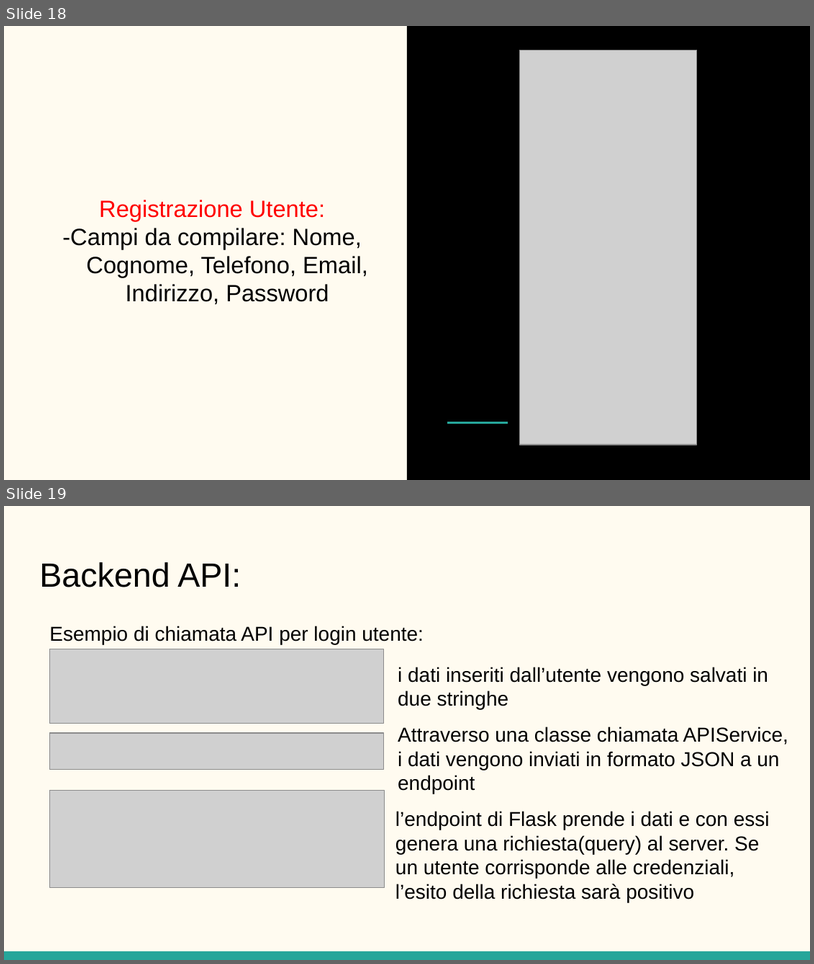
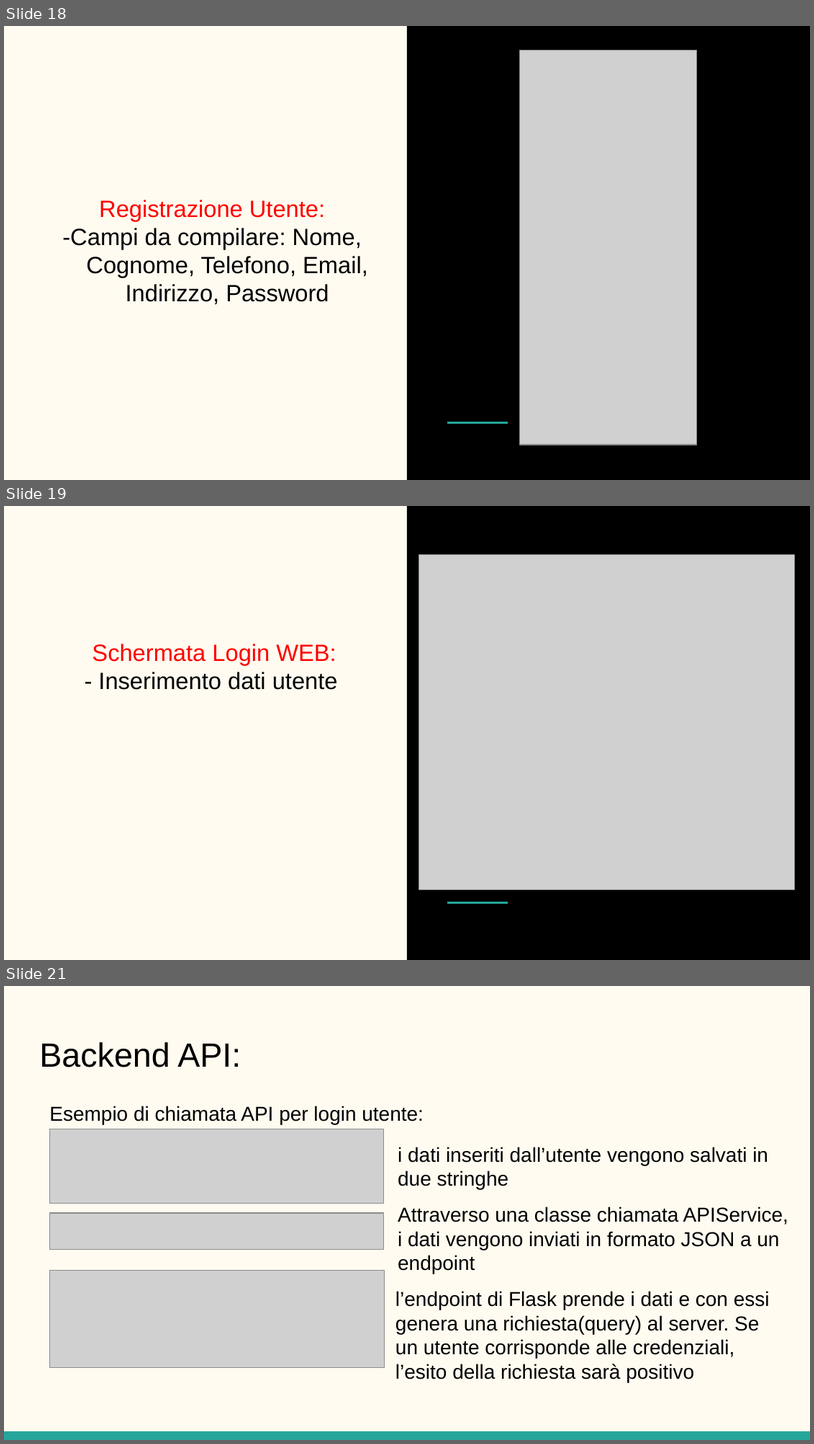
Before and after one commit to Tommiconlai/AppPet, a slide deck: Documenti/Relazione Finale/PP relazione.pptx. Shown one above the other, each under a label of ours: slides 18 and 19 before the commit, slides 18, 19 and 21 after it; the slides between them are not shown. The pictures are 814x964 and 814x1444 pixels, drawn with LibreOffice and Linux fonts; fonts in the diff are those of the drawing; grey boxes stand for pictures. Boxes give left, top, right and bottom in pixels: in the first picture for what was removed or moved away, otherwise in the second. Text is boxed around its words. In the diff, an @@ line names an element or a change of style, - is before the commit and + after.

```diff
--- a/Documenti/Relazione Finale/PP relazione.pptx
+++ b/Documenti/Relazione Finale/PP relazione.pptx
@@ slide 19 added at <box>4,506,810,960</box>, background #FFFBF0; not listed: 2 template elements that a slide beside it also shows @@
@@ picture added at <box>419,554,795,889</box> @@
@@ subtitle added at <box>92,644,338,690</box>, 21 pt, text #000000 @@
+Schermata Login WEB:
+- Inserimento dati utente
@@ what was slide 19 is now slide 21 @@
```
Also in this commit, not shown: 1 other slide added.
